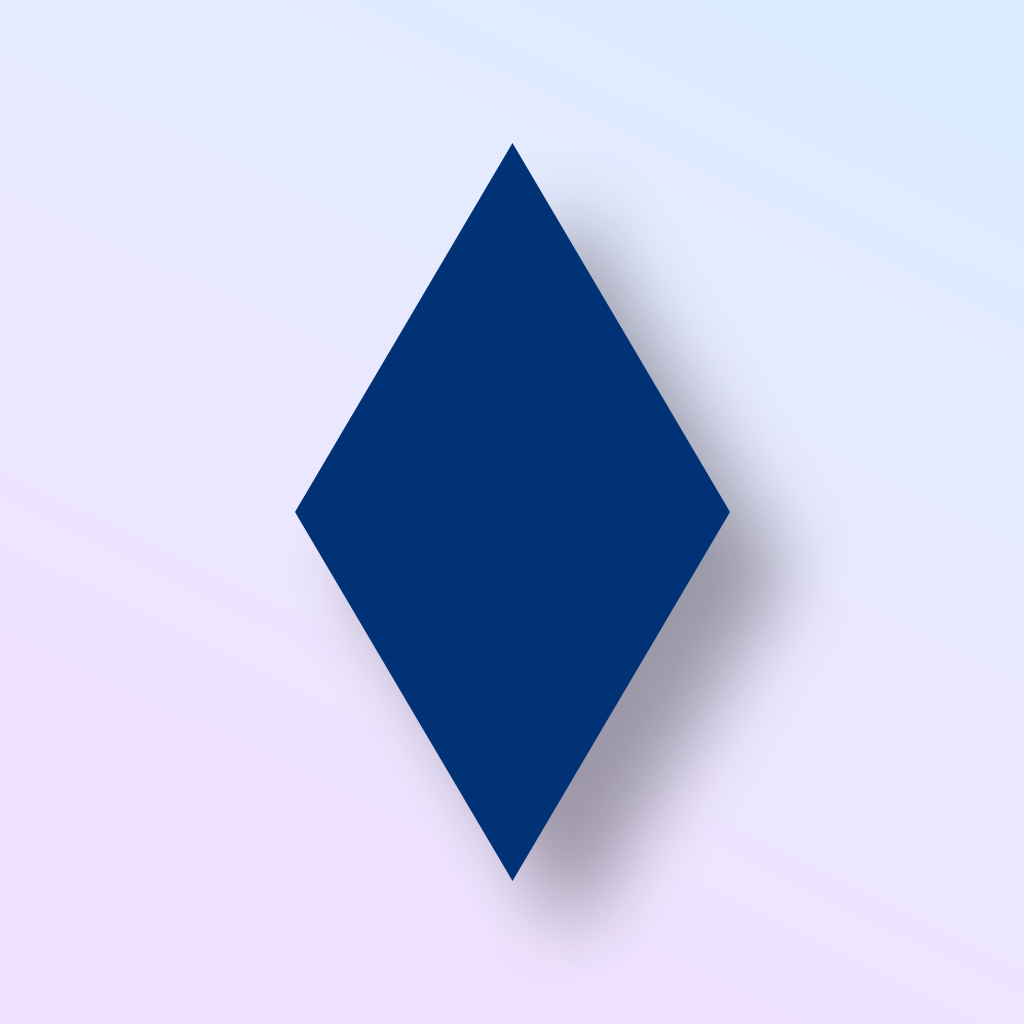
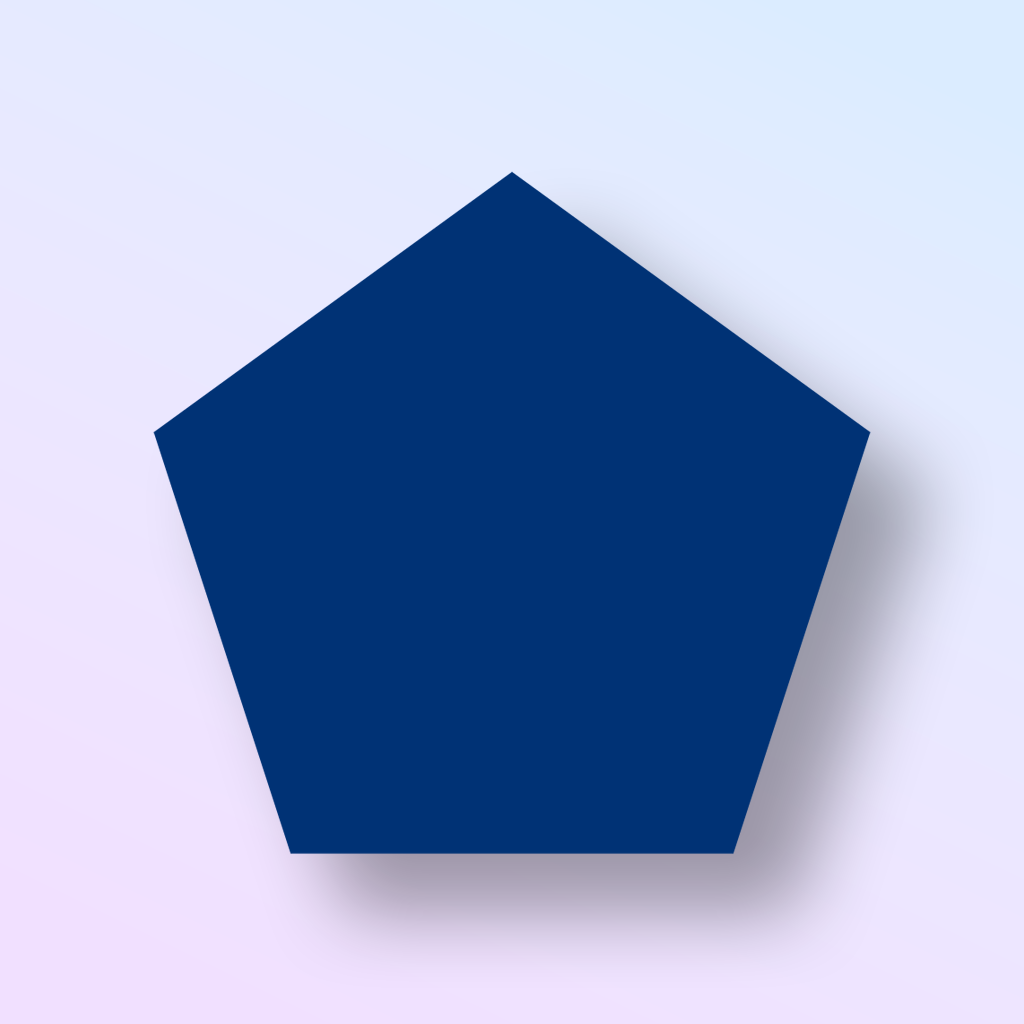
Layer changes from the first 1024x1024 image to the second:
removed layer "Rectangle 4" over 295, 143, 730, 881
added layer "Layer 1" above "Triangle 1" over 153, 171, 871, 854
